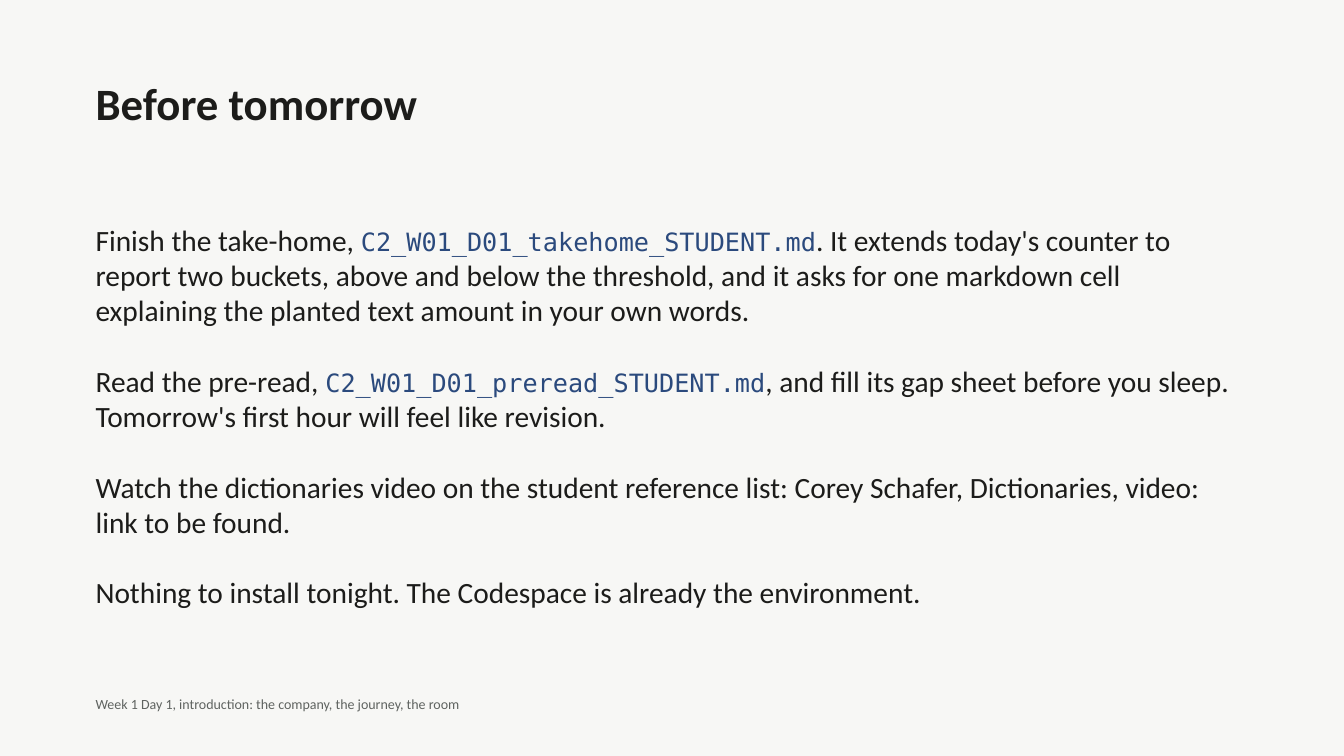
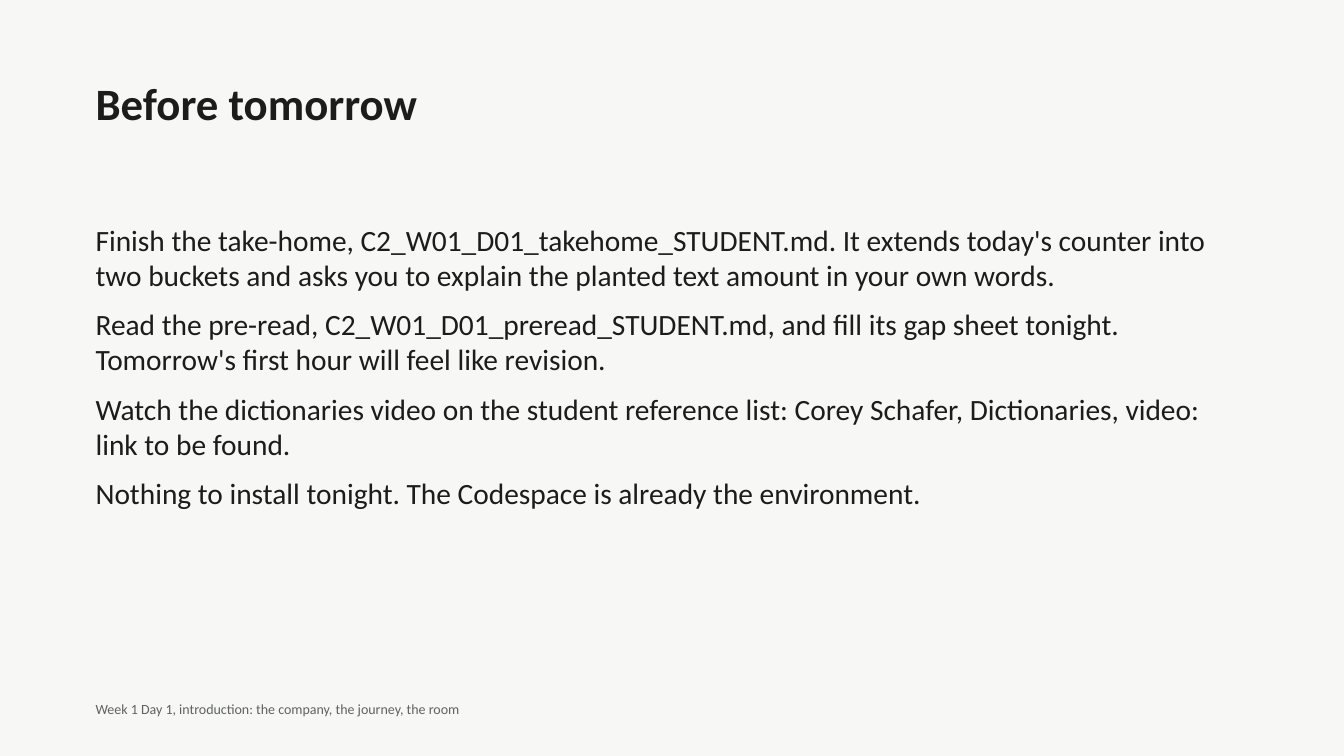
Before and after one commit to fde-academy-lab/c2-content-factory, a slide deck: slide 27 of content/W01/D1/C2_W01_D01_deck_00_intro_STUDENT.pptx. Drawn at 1344x756 pixels with LibreOffice and Linux fonts; fonts in the diff are those of the drawing. Boxes give left, top, right and bottom in pixels: in the first picture for what was removed or moved away, otherwise in the second. Text is boxed around its words. In the diff, an @@ line names an element or a change of style, - is before the commit and + after.

```diff
--- a/content/W01/D1/C2_W01_D01_deck_00_intro_STUDENT.pptx
+++ b/content/W01/D1/C2_W01_D01_deck_00_intro_STUDENT.pptx
@@ text at bbox=[96, 230, 1205, 371]: text changed @@
-Finish the take-home, C2_W01_D01_takehome_STUDENT.md. It extends today's counter to report two buckets, above and below the threshold, and it asks for one markdown cell explaining the planted text amount in your own words.
-Read the pre-read, C2_W01_D01_preread_STUDENT.md, and fill its gap sheet before you sleep. Tomorrow's first hour will feel like revision.
+Finish the take-home, C2_W01_D01_takehome_STUDENT.md. It extends today's counter into two buckets and asks you to explain the planted text amount in your own words.
+Read the pre-read, C2_W01_D01_preread_STUDENT.md, and fill its gap sheet tonight. Tomorrow's first hour will feel like revision.
@@ text at bbox=[96, 399, 1199, 509]: more space between paragraphs @@
@@ text "Week 1 Day 1, introduction: ...": place and size @@
-text "Week 1 Day 1, introduction: ..." at bbox=[96, 699, 460, 712]
+text "Week 1 Day 1, introduction: ..." at bbox=[96, 704, 460, 717]
```
Also in this commit, not shown: 26 other slides changed, 7 other files.
